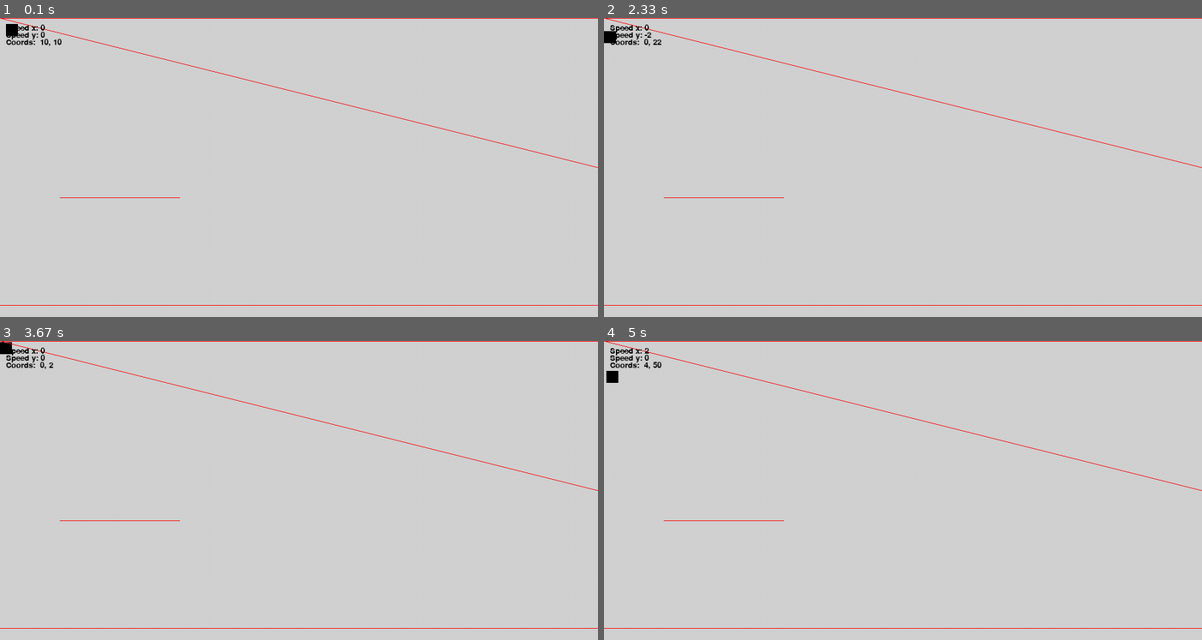
Above: before the commit, frames 1-4 (two rows, left to right).
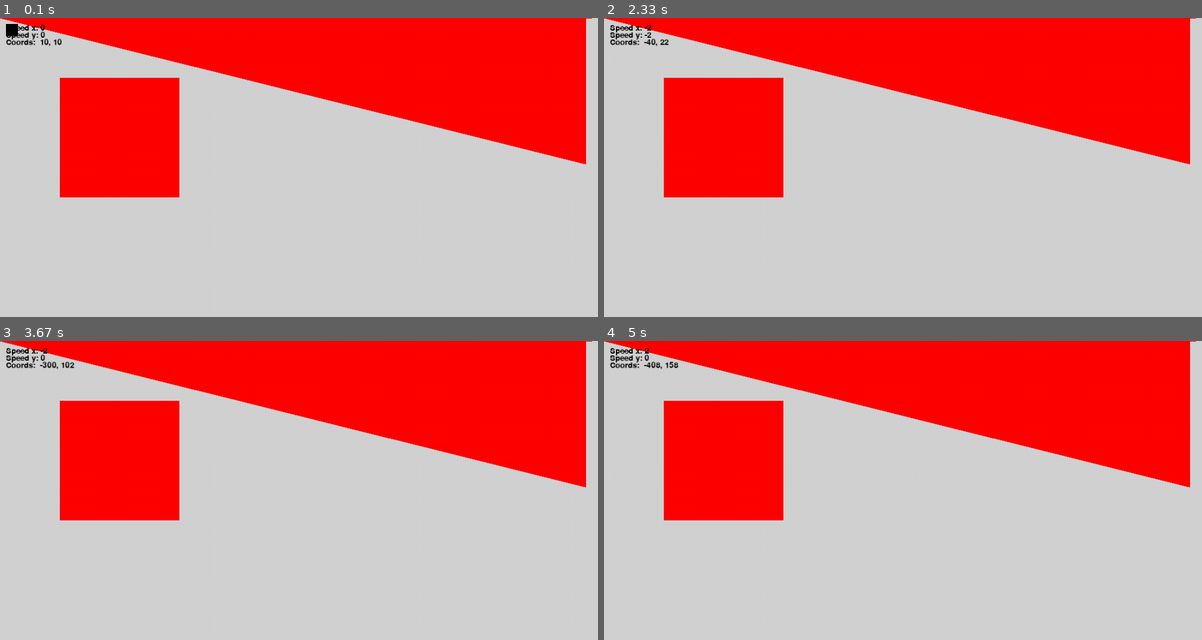
Above: after the commit, the same moments.

Repository: rjremillard/Coding-from-A-Level
Game: pygame game, started from _Pygame/Car_game.py
Same seed, same stepped clock (60 frames per second), same inputs: the game is played once before the commit and once after it.
Inputs:
- Up to frame 1 (0.1 s): no input
- Up to frame 2 (2.33 s): hold D 0.33-0.8 s; hold W 0.83-1.13 s; hold A 1.67-2.2 s; hold S from 2.23 s (still down)
- Up to frame 3 (3.67 s): release S at 2.53 s; hold A 2.57-2.97 s; hold W 3-3.37 s; hold D from 3.4 s (still down)
- Up to frame 4 (5 s): release D at 4.03 s; hold S 4.07-4.43 s; hold A 4.47-4.93 s; tap Space at 4.53, 4.83 s; hold D from 4.97 s (still down)

The runs differ from the first frame. In frame 1, 32% of the frame differs, in the area x 0-100%, y 0-97%; in frame 2, 32%; in frame 3, 32%; in frame 4, 32%.

Commit message:
better boundaries

Diff:
--- a/_Pygame/Car_game.py
+++ b/_Pygame/Car_game.py
@@ -35,11 +35,11 @@
 # Boundary class
 class Boundary:
 	def __init__(self, equation: str, colour: Tuple[int, int, int] = RED):
-		""":param equation: in form y < or > ax + b {c<x<d}{e<y<f}, or x < or > ay  + b {c<x<d}{e<y<f}"""
+		""":param equation: in form y < or > ax + b {c<x<d}, or x < or > ay  + b {c<x<d}"""
 		equation = equation.replace(" ", "")
 
 		reMatch = re.match(
-			r"^([xy])([<>])([+\-.\d]+)([xy])([+\-.\d]+){([+\-.\d]+)<x<([+\-.\d]+)}{([+\-.\d]+)<y<([+\-.\d]+)}$",
+			r"^([xy])([<>])([+\-.\d]+)([xy])([+\-.\d]+){([+\-.\d]+)<x<([+\-.\d]+)}({([+\-.\d]+)<y<([+\-.\d]+)})?$",
 			equation
 		)
 
@@ -51,18 +51,41 @@
 			self.b = float(reMatch.group(5))
 			c = float(reMatch.group(6))
 			d = float(reMatch.group(7))
-			self.xRange = numpy.arange(c, d)
-			e = float(reMatch.group(8))
-			f = float(reMatch.group(9))
-			self.yRange = numpy.arange(e, f)
+			self.domain = numpy.arange(c, d)
 
-			# For drawing the line
-			if self.xy1 == "y":
-				self.start = self.toInt((c, self.a * c + self.b))
-				self.end = self.toInt((d, self.a * d + self.b))
+			if reMatch.group(8):
+				self.range = numpy.arange(float(reMatch.group(9)), float(reMatch.group(10)))
 			else:
-				self.start = self.toInt((self.a * c + self.b, c))
-				self.end = self.toInt((self.a * d + self.b, d))
+				self.range = numpy.arange(self.domain[0] * self.a + self.b, self.domain[-1] * self.a + self.b)
+
+			if len(self.range) == 0:
+				self.range = [-10, 0]
+
+			# TODO: Make more efficient
+			# For drawing the polygon
+			if self.a == 0:  # If a straight line (box)
+				self.pointList = [
+					(self.domain[0], self.range[0]),  # TL
+					(self.domain[-1], self.range[0]),  # TR
+					(self.domain[-1], self.range[-1]),  # BR
+					(self.domain[0], self.range[-1])  # BL
+				]
+			elif (self.a > 0 and self.xy1 == "y") or (self.a < 0 and self.xy1 == "x"):
+				self.pointList = [
+					(self.domain[0], self.range[0]),  # TL
+					(self.domain[-1], self.range[0]),  # TR
+					(self.domain[-1], self.range[-1])  # BR
+				]
+			elif (self.a < 0 and self.xy1 == "y") or (self.a > 0 and self.xy1 == "x"):
+				self.pointList = [
+					(self.domain[0], self.range[-1]),  # BL
+					(self.domain[-1], self.range[0]),  # TR
+					(self.domain[-1], self.range[-1])  # BR
+				]
+			else:
+				self.pointList = None
+				self.start = self.toInt((self.domain[0], self.a * self.domain[0] + self.b))
+				self.end = self.toInt((self.domain[-1], self.a * self.domain[-1] + self.b))
 
 			self.colour = colour
 		else:
@@ -70,7 +93,7 @@
 
 	def inBound(self, x: float, y: float) -> bool:
 		"""Calculate if certain coordinates are bound by the inequality"""
-		if x in self.xRange and y in self.yRange and eval(f"{self.xy1} {self.sign} {(self.a * eval(self.xy2)) + self.b}"):
+		if x in self.domain and y in self.range and eval(f"{self.xy1} {self.sign} {(self.a * eval(self.xy2)) + self.b}"):
 			return True
 		return False
 
@@ -79,7 +102,7 @@
 		return tuple(map(int, a))
 
 
-# Car class
+# Player class
 class Player:
 	def __init__(self, colour: Tuple[int, int, int] = BLACK):
 		self.speeds = [0, 0]
@@ -92,13 +115,13 @@
 		yTmp = self.coords[1] + self.speeds[1] + change_y
 
 		# Check boundaries
+		# TODO: Avoid passing as coords are TL
 		for bound in boundaries:
 			if bound.inBound(xTmp, yTmp):
 				self.speeds = [0, 0]
 				break
 		else:  # All is good
 			# Sort speeds
-
 			self.speeds[0] += change_x
 			self.speeds[1] += change_y
 
@@ -113,12 +136,13 @@
 
 # Game variables
 BOUNDARIES = [
-	Boundary("y < 0x + 0 {-10000<x<10000}{-1000<y<0}"),  # Bottom
-	Boundary("y > 0x + %d {-10000<x<10000}{%d<y<%d}" % (GAME_SIZE[1], GAME_SIZE[1], GAME_SIZE[1]+1000)),  # Top
-	Boundary("x < 0y + 0 {-1000<x<0}{-10000<y<10000}"),  # Left
-	Boundary("x > 0y + %d {%d<x<%d}{-10000<y<10000}" % (GAME_SIZE[0], GAME_SIZE[0], GAME_SIZE[0]+1000)),  # Right
-	Boundary("y < .25x + 0 {-10000<x<10000}{-10000<y<10000}"),
-	Boundary("y < 0x + 300 {100<x<300}{100<y<300}")
+	Boundary("y < 0x + 0 {0<x<%d}" % GAME_SIZE[0]),  # Top
+	Boundary("y > 0x + %d {0<x<%d}" % (GAME_SIZE[0], GAME_SIZE[0])),  # Bottom
+	Boundary("x < 0y + 0 {-10<x<0}"),  # Left
+	Boundary("x > 0y + %d {%d<x<%d}" % (GAME_SIZE[0], GAME_SIZE[0], GAME_SIZE[0]+10)),  # Right
+	Boundary("y > -.3x + %d {0<x<%d}" % (GAME_SIZE[1], GAME_SIZE[0])),  # Up line test
+	Boundary("y < .25x + 0 {0<x<%d}" % GAME_SIZE[0]),  # Down line test
+	Boundary("y < 0x + 300 {100<x<300}{100<y<300}")  # Box test
 ]
 player = Player()
 
@@ -147,7 +171,11 @@
 
 	# Draw boundaries
 	for bound in BOUNDARIES:
-		pygame.draw.line(screen, bound.colour, bound.start, bound.end)
+		# TODO: Draw nicer
+		if bound.pointList:
+			pygame.draw.polygon(screen, bound.colour, bound.pointList)
+		else:
+			pygame.draw.line(screen, bound.colour, bound.start, bound.end, 6)
 
 	# Helpful text
 	speedXText = FONT.render(f"Speed x: {player.speeds[0]}", 0, BLACK)
